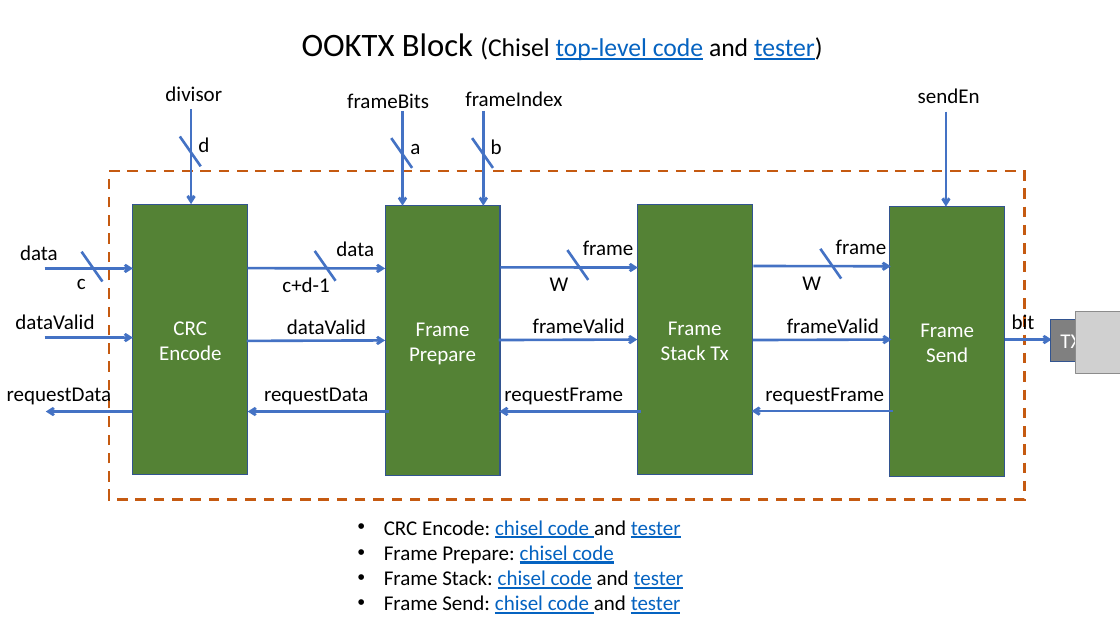
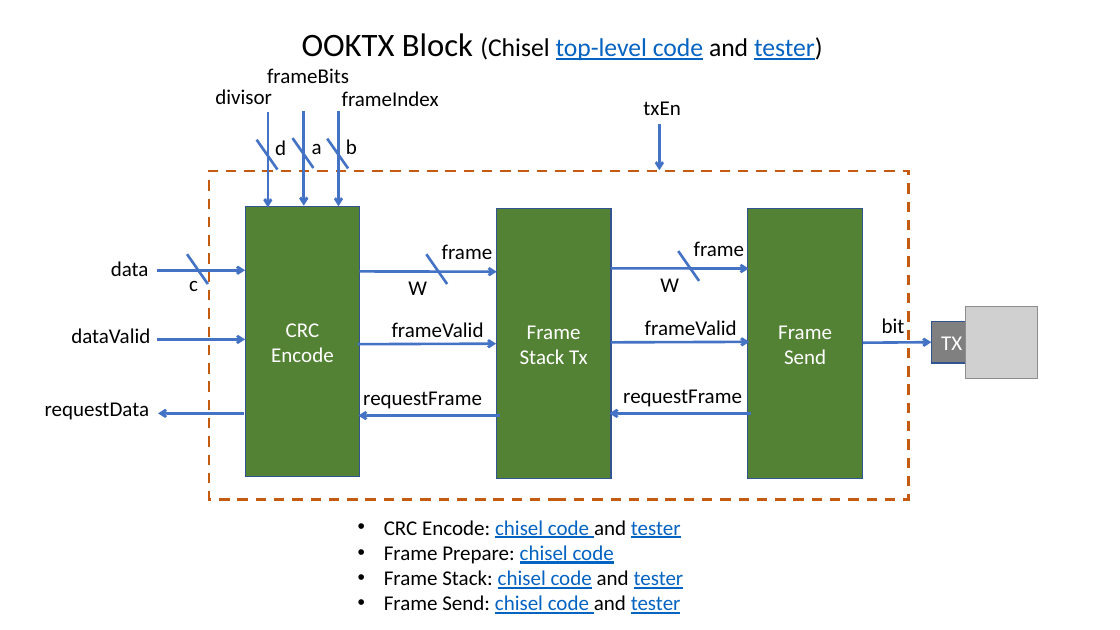
Before and after one commit to sijundu/ooktrx, a slide deck: slide 4 of OOKTRx_slides.pptx. Drawn at 1120x630 pixels with LibreOffice and Linux fonts; fonts in the diff are those of the drawing; grey boxes stand for pictures. Boxes give left, top, right and bottom in pixels: in the first picture for what was removed or moved away, otherwise in the second. Text is boxed around its words. In the diff, an @@ line names an element or a change of style, - is before the commit and + after.

```diff
--- a/OOKTRx_slides.pptx
+++ b/OOKTRx_slides.pptx
@@ text "frameBits" rewrapped from (347,93,429,114) to (267,68,349,83) @@
@@ text "divisor": place and size @@
-text "divisor" at (165,86,222,101)
+text "divisor" at (215,89,272,104)
@@ text "frameIndex" rewrapped from (465,91,562,112) to (342,91,439,106) @@
@@ text removed at (918,88,980,103) @@
-sendEn
@@ arrow moved from (191, 109) - (191, 204) to (268, 113) - (268, 208) @@
@@ text added at (643,101,680,115), 18 pt, text #000000 @@
+txEn
@@ text "d": place and size @@
-text "d" at (198,137,209,152)
+text "d" at (275,140,286,155)
@@ line moved from (180, 137) - (201, 166) to (257, 139) - (277, 170) @@
@@ 1 text, 1 arrow, 1 line: place and size @@
-1 text, 1 arrow, 1 line at (392,111,420,206)
+1 text, 1 arrow, 1 line at (292,111,322,206)
@@ arrow moved from (946, 112) - (946, 207) to (660, 124) - (660, 171) @@
@@ rectangle: place and size @@
-rectangle at (109,171,1025,499)
+rectangle at (209,171,909,499)
@@ rectangle removed at (386,206,501,476) @@
-Frame Prepare
@@ text "data": place and size @@
-text "data" at (20,245,58,260)
+text "data" at (111,261,149,276)
@@ line moved from (82, 252) - (103, 281) to (187, 255) - (208, 284) @@
@@ arrow removed from (248, 268) to (386, 269) @@
@@ line removed from (315, 251) to (335, 281) @@
@@ text removed at (336,241,374,256) @@
-data
@@ 2 arrows, 1 rectangle, 1 text: place and size @@
-2 arrows, 1 rectangle, 1 text at (752,207,1005,476)
+2 arrows, 1 rectangle, 1 text at (610,208,863,478)
@@ 2 texts, 2 lines, 1 arrow: place and size @@
-2 texts, 2 lines, 1 arrow at (472,111,879,339)
+2 texts, 2 lines, 1 arrow at (328,112,737,341)
@@ text removed at (282,277,329,292) @@
-c+d-1
@@ 6 texts, 4 arrows, 1 rectangle, 1 line: place and size @@
-6 texts, 4 arrows, 1 rectangle, 1 line at (499,205,891,475)
+6 texts, 4 arrows, 1 rectangle, 1 line at (358,208,749,478)
@@ text "dataValid": place and size @@
-text "dataValid" at (15,314,94,329)
+text "dataValid" at (71,328,150,343)
@@ text removed at (287,319,366,340) @@
-dataValid
@@ text "bit" rewrapped from (1012,314,1035,336) to (882,318,905,333) @@
@@ rectangle "TX": place and size @@
-rectangle "TX" at (1051,320,1092,361)
+rectangle "TX" at (932,322,973,363)
@@ picture: place and size @@
-picture at (1075,312,1120,374)
+picture at (965,307,1038,379)
@@ 3 arrows, 1 rectangle, 1 text: place and size @@
-3 arrows, 1 rectangle, 1 text at (45,205,248,475)
+3 arrows, 1 rectangle, 1 text at (157,207,360,476)
@@ arrow removed from (247, 341) to (386, 340) @@
@@ arrow moved from (1005, 339) - (1052, 339) to (863, 343) - (932, 342) @@
@@ text removed at (264,387,369,405) @@
-requestData
@@ text "requestData" rewrapped from (7,384,112,408) to (45,402,150,420) @@
@@ arrow removed from (389, 412) to (248, 412) @@
```
Also in this commit, not shown: 1 other slide changed.
